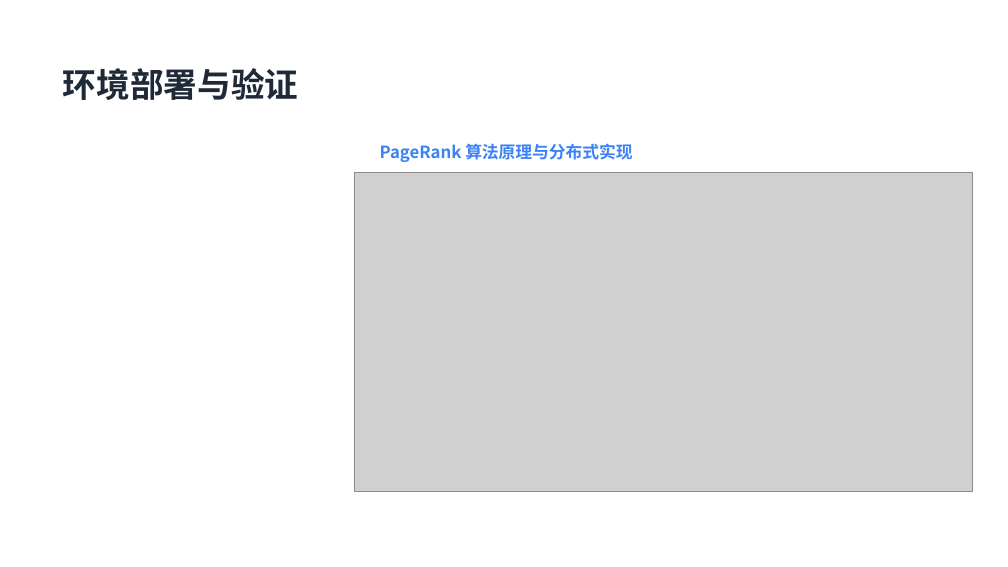
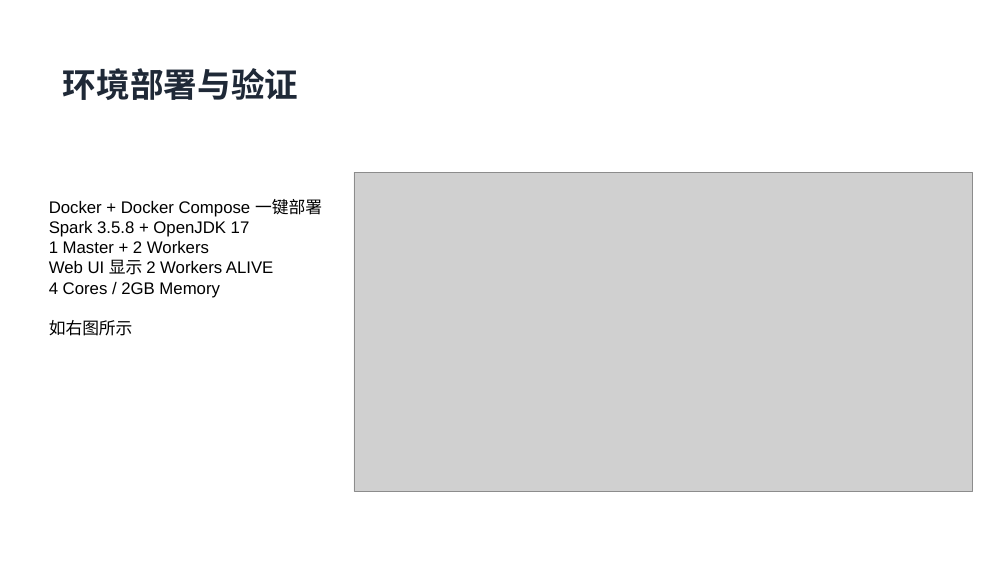
Before and after one commit to fxq45/spark-distributed-lab, a slide deck: slide 10 of docs/基于Apache Spark的分布式计算实验-内容修改.pptx. Drawn at 1008x567 pixels with LibreOffice and Linux fonts; fonts in the diff are those of the drawing; grey boxes stand for pictures. Boxes give left, top, right and bottom in pixels: in the first picture for what was removed or moved away, otherwise in the second. Text is boxed around its words. In the diff, an @@ line names an element or a change of style, - is before the commit and + after.

```diff
--- a/docs/基于Apache Spark的分布式计算实验-内容修改.pptx
+++ b/docs/基于Apache Spark的分布式计算实验-内容修改.pptx
@@ text removed at <box>380,143,632,162</box> @@
-PageRank 算法原理与分布式实现
@@ text added at <box>49,199,322,336</box>, 16 pt, text #000000 @@
+Docker + Docker Compose 一键部署
+Spark 3.5.8 + OpenJDK 17
+1 Master + 2 Workers
+Web UI 显示 2 Workers ALIVE
+4 Cores / 2GB Memory
+如右图所示
```
Also in this commit, not shown: 11 other slides changed, 1 slide added, 1 slide removed, 8 other files.
